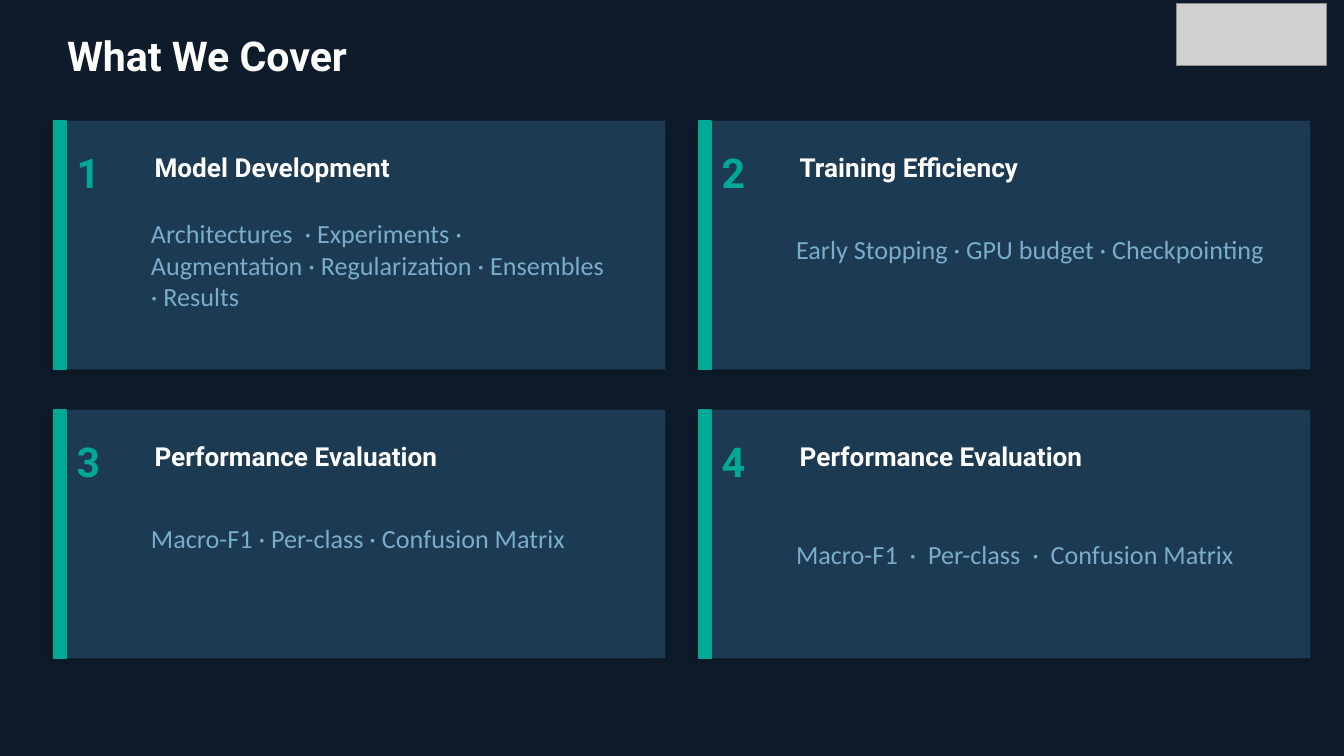
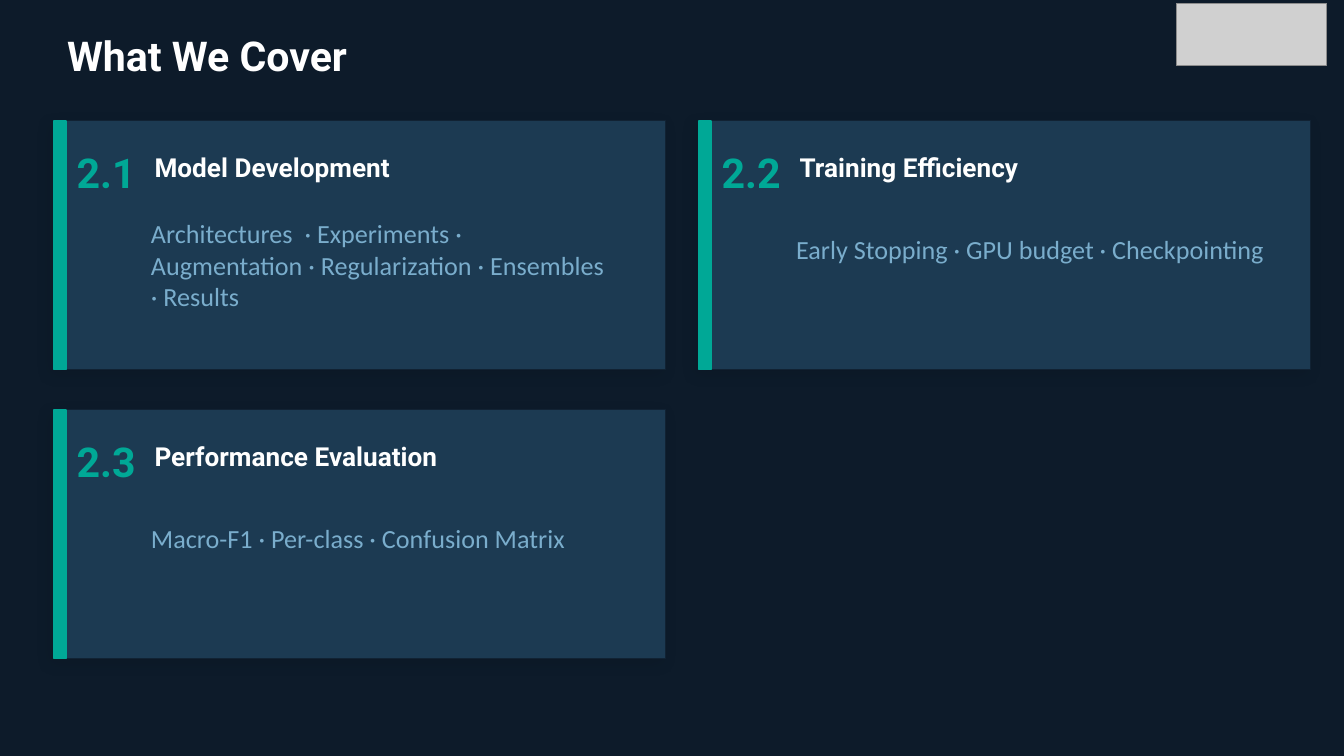
Before and after one commit to fmssilva/DL_Proj, a slide deck: slide 2 of assignment_1/task2/Task2_report.pptx. Drawn at 1344x756 pixels with LibreOffice and Linux fonts; fonts in the diff are those of the drawing; grey boxes stand for pictures. Boxes give left, top, right and bottom in pixels: in the first picture for what was removed or moved away, otherwise in the second. Text is boxed around its words. In the diff, an @@ line names an element or a change of style, - is before the commit and + after.

```diff
--- a/assignment_1/task2/Task2_report.pptx
+++ b/assignment_1/task2/Task2_report.pptx
@@ text at box(77, 158, 136, 188): text changed @@
-1
+2.1
@@ text at box(722, 158, 781, 188): text changed @@
-2
+2.2
@@ rectangle removed at box(699, 410, 1310, 659) @@
@@ rectangle removed at box(699, 410, 711, 659) @@
@@ text at box(77, 447, 136, 478): text changed @@
-3
+2.3
@@ text removed at box(722, 448, 746, 477) @@
-4
@@ text removed at box(800, 446, 1082, 467) @@
-Performance Evaluation
@@ text removed at box(796, 546, 1233, 564) @@
-Macro-F1 · Per-class · Confusion Matrix
```
Also in this commit, not shown: 26 other slides changed, 1 other file.
